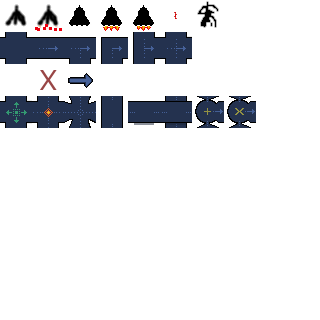
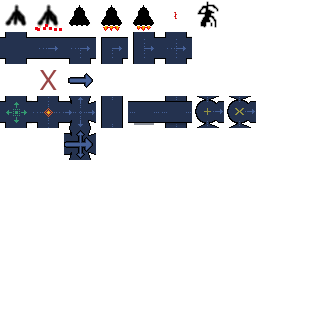
Before/after of a w=320, h=320 layered artwork. What changed in the layer stack:
added layer "Tool Distributor" in group "New" over [64, 128, 96, 160]
renamed "Distributor copy" to "Distributor", painted on it over [65, 97, 96, 128]
